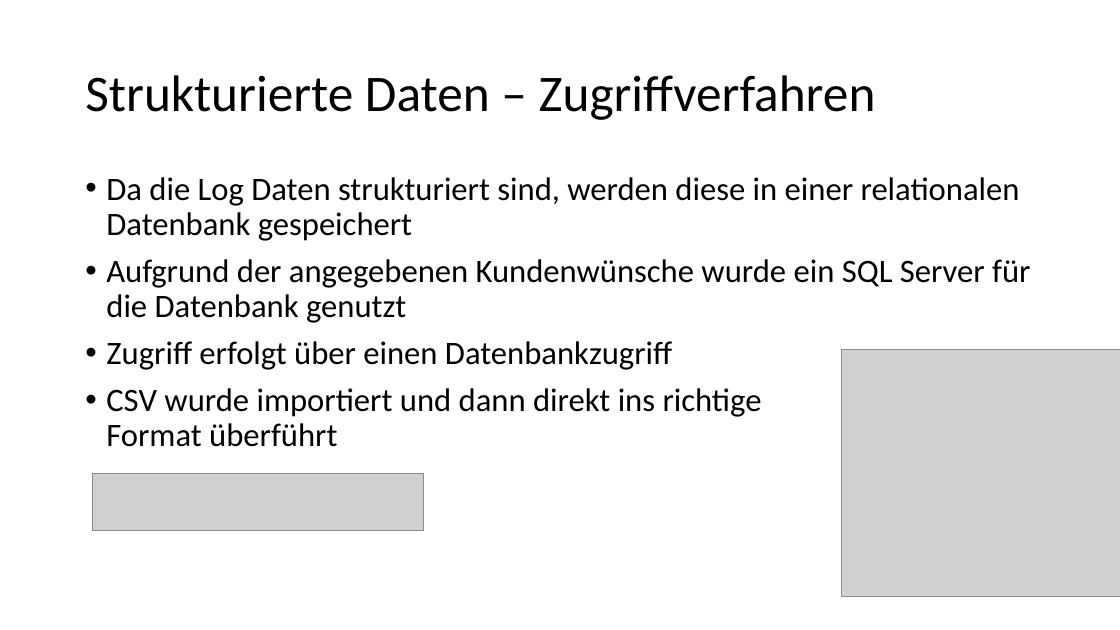
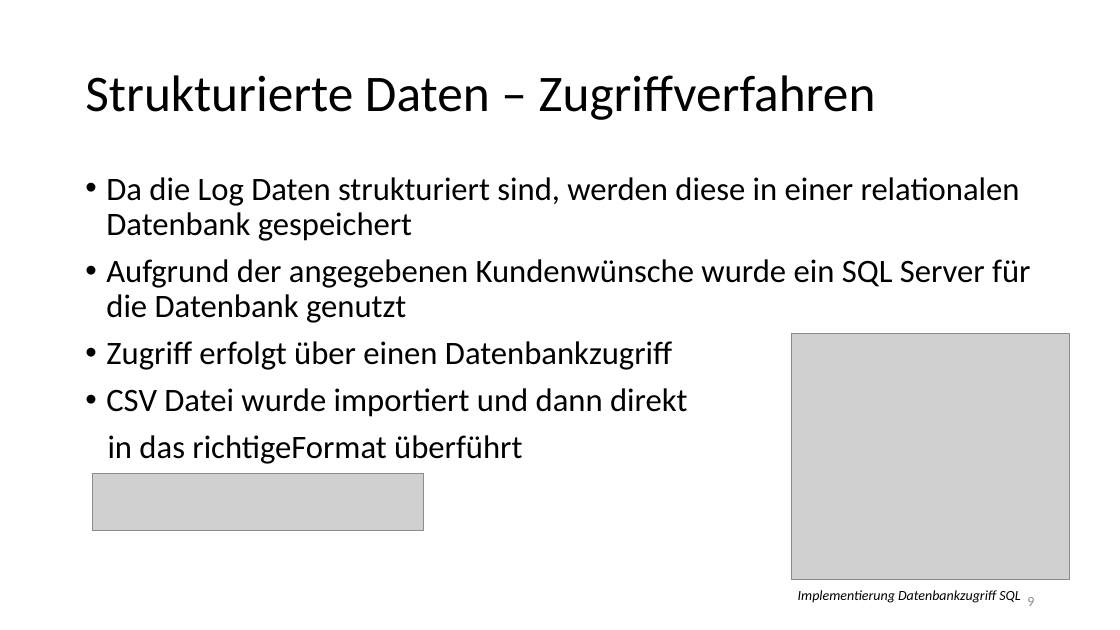
Before and after one commit to Flitschi7/big-data-management, a slide deck: slide 9 of Organisational/Dokumentation HHZ Rocket Project.pptx. Drawn at 1120x630 pixels with LibreOffice and Linux fonts; fonts in the diff are those of the drawing; grey boxes stand for pictures. Boxes give left, top, right and bottom in pixels: in the first picture for what was removed or moved away, otherwise in the second. Text is boxed around its words. In the diff, an @@ line names an element or a change of style, - is before the commit and + after.

```diff
--- a/Organisational/Dokumentation HHZ Rocket Project.pptx
+++ b/Organisational/Dokumentation HHZ Rocket Project.pptx
@@ picture: place and size @@
-picture at [841, 350, 1120, 597]
+picture at [791, 334, 1070, 581]
@@ text at [106, 388, 687, 464]: text changed @@
-• CSV wurde importiert und dann direkt ins richtige Format überführt
+• CSV Datei wurde importiert und dann direkt
+in das richtigeFormat überführt
@@ text added at [798, 590, 1020, 603], 12 pt, text #000000, italic @@
+Implementierung Datenbankzugriff SQL
@@ page number added at [1027, 597, 1034, 606], 12 pt, text #8C8C8C @@
+9
```
Also in this commit, not shown: 27 other slides changed.
